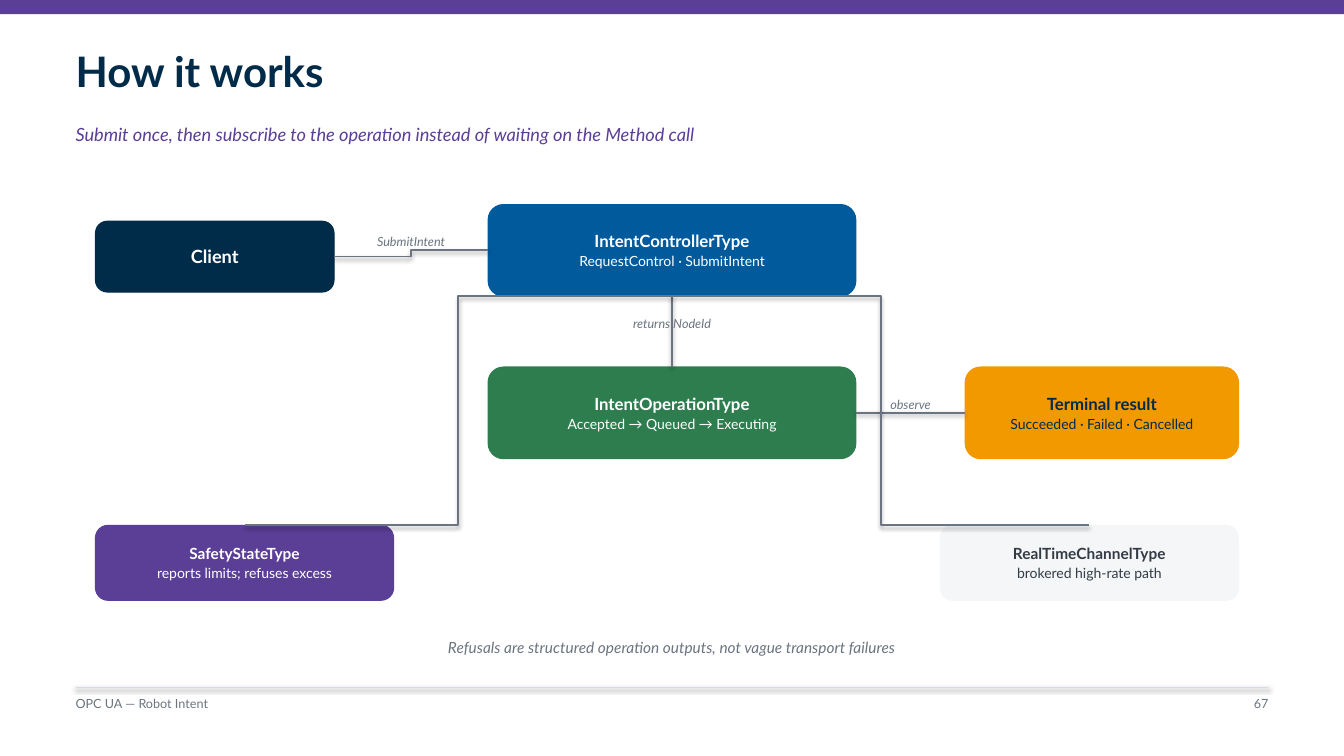
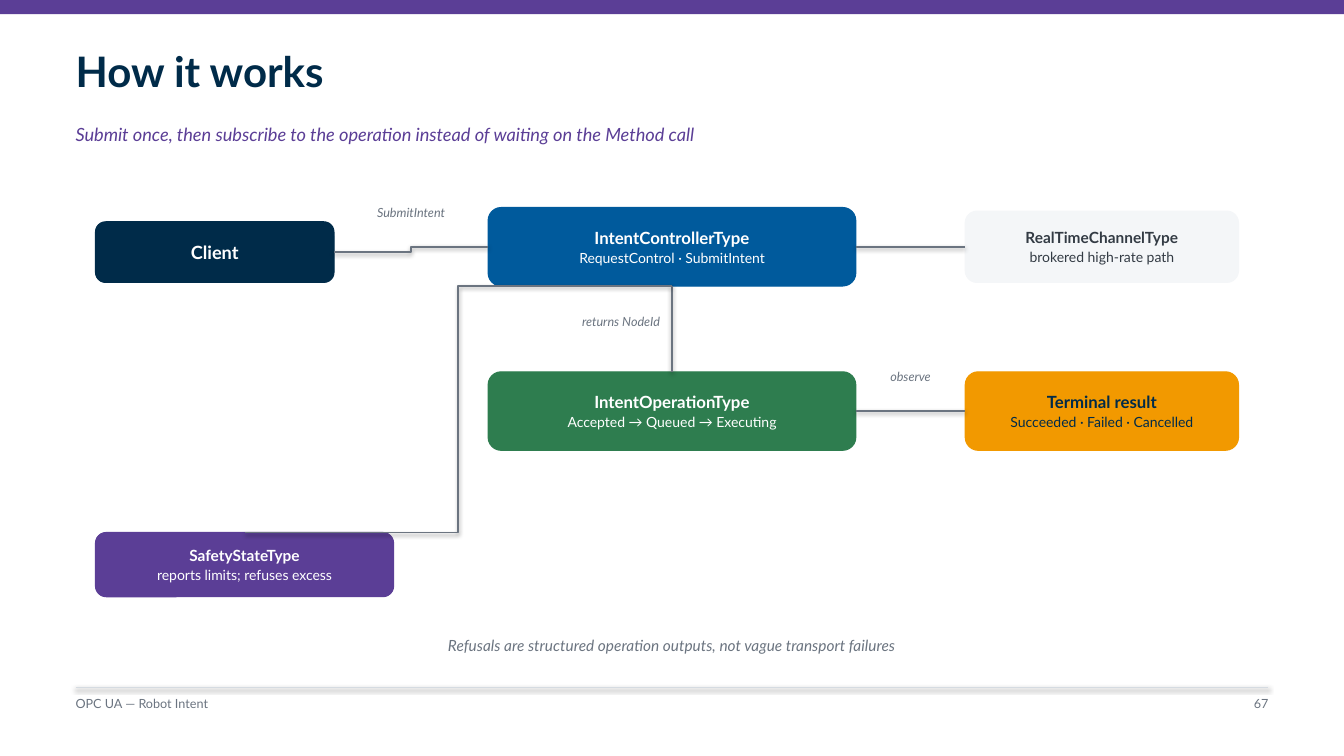
Before and after one commit to marcschier/opcua-drafts, a slide deck: slide 67 of decks/OPC-UA-Drafts-Overview.pptx. Drawn at 1344x756 pixels with LibreOffice and Linux fonts; fonts in the diff are those of the drawing. Boxes give left, top, right and bottom in pixels: in the first picture for what was removed or moved away, otherwise in the second. Text is boxed around its words. In the diff, an @@ line names an element or a change of style, - is before the commit and + after.

```diff
--- a/decks/OPC-UA-Drafts-Overview.pptx
+++ b/decks/OPC-UA-Drafts-Overview.pptx
@@ text "SubmitIntent": place and size @@
-text "SubmitIntent" at bbox=[377, 237, 445, 246]
+text "SubmitIntent" at bbox=[377, 208, 445, 217]
@@ rounded rectangle "IntentControllerType": place and size @@
-rounded rectangle "IntentControllerType" at bbox=[488, 205, 856, 296]
+rounded rectangle "IntentControllerType" at bbox=[488, 208, 856, 286]
@@ rounded rectangle "Client": place and size @@
-rounded rectangle "Client" at bbox=[96, 221, 335, 291]
+rounded rectangle "Client" at bbox=[96, 222, 335, 282]
@@ rounded rectangle "RealTimeChannelType": place and size @@
-rounded rectangle "RealTimeChannelType" at bbox=[941, 525, 1239, 600]
+rounded rectangle "RealTimeChannelType" at bbox=[966, 211, 1239, 282]
@@ elbow line moved from (334, 257) - (488, 250) to (334, 252) - (488, 247) @@
@@ line added from (856, 247) to (966, 247), #6B7480 1.25 pt @@
@@ elbow line moved from (245, 525) - (673, 296) to (245, 532) - (673, 286) @@
@@ line moved from (673, 296) - (673, 367) to (673, 286) - (673, 372) @@
@@ elbow line removed from (673, 296) to (1090, 525) @@
@@ text "returns NodeId": place and size @@
-text "returns NodeId" at bbox=[633, 318, 711, 328]
+text "returns NodeId" at bbox=[582, 316, 660, 326]
@@ text "returns NodeId" at bbox=[582, 316, 660, 326]: alignment centre to right @@
@@ rounded rectangle "IntentOperationType": place and size @@
-rounded rectangle "IntentOperationType" at bbox=[488, 367, 856, 459]
+rounded rectangle "IntentOperationType" at bbox=[488, 372, 856, 451]
@@ text "observe": place and size @@
-text "observe" at bbox=[890, 400, 930, 409]
+text "observe" at bbox=[890, 372, 930, 381]
@@ rounded rectangle "Terminal result": place and size @@
-rounded rectangle "Terminal result" at bbox=[966, 367, 1239, 459]
+rounded rectangle "Terminal result" at bbox=[966, 372, 1239, 451]
@@ rounded rectangle "SafetyStateType": place and size @@
-rounded rectangle "SafetyStateType" at bbox=[96, 525, 394, 600]
+rounded rectangle "SafetyStateType" at bbox=[96, 532, 394, 597]
```
Also in this commit, not shown: 8 other slides changed, 9 other files.
